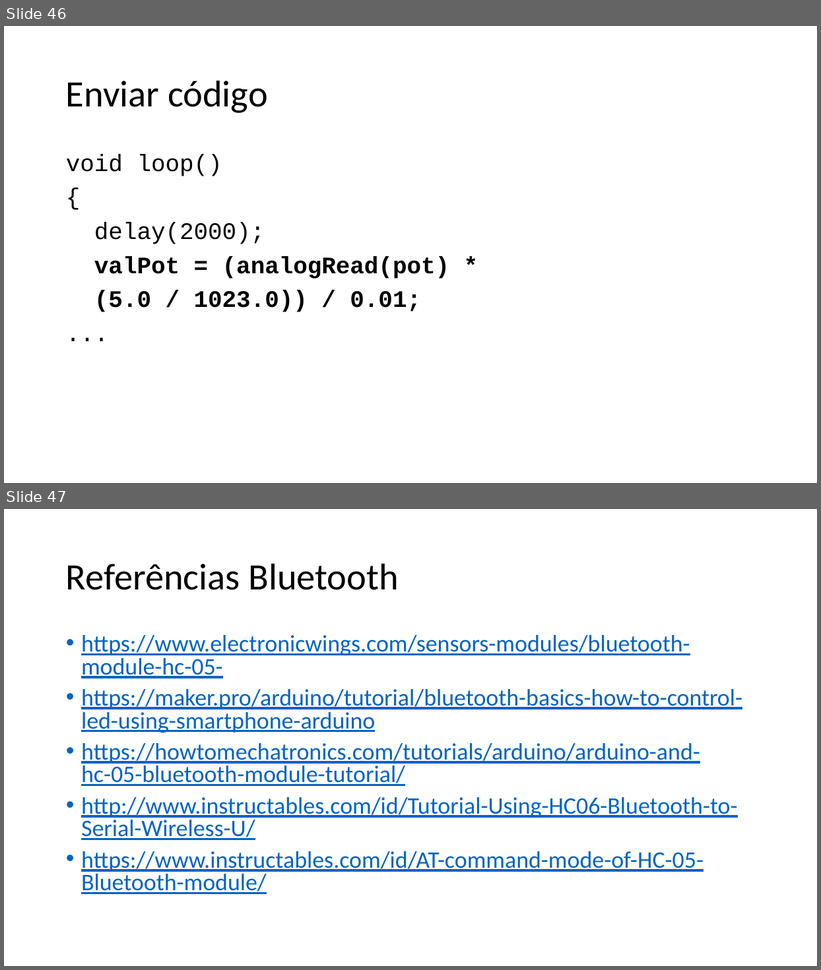
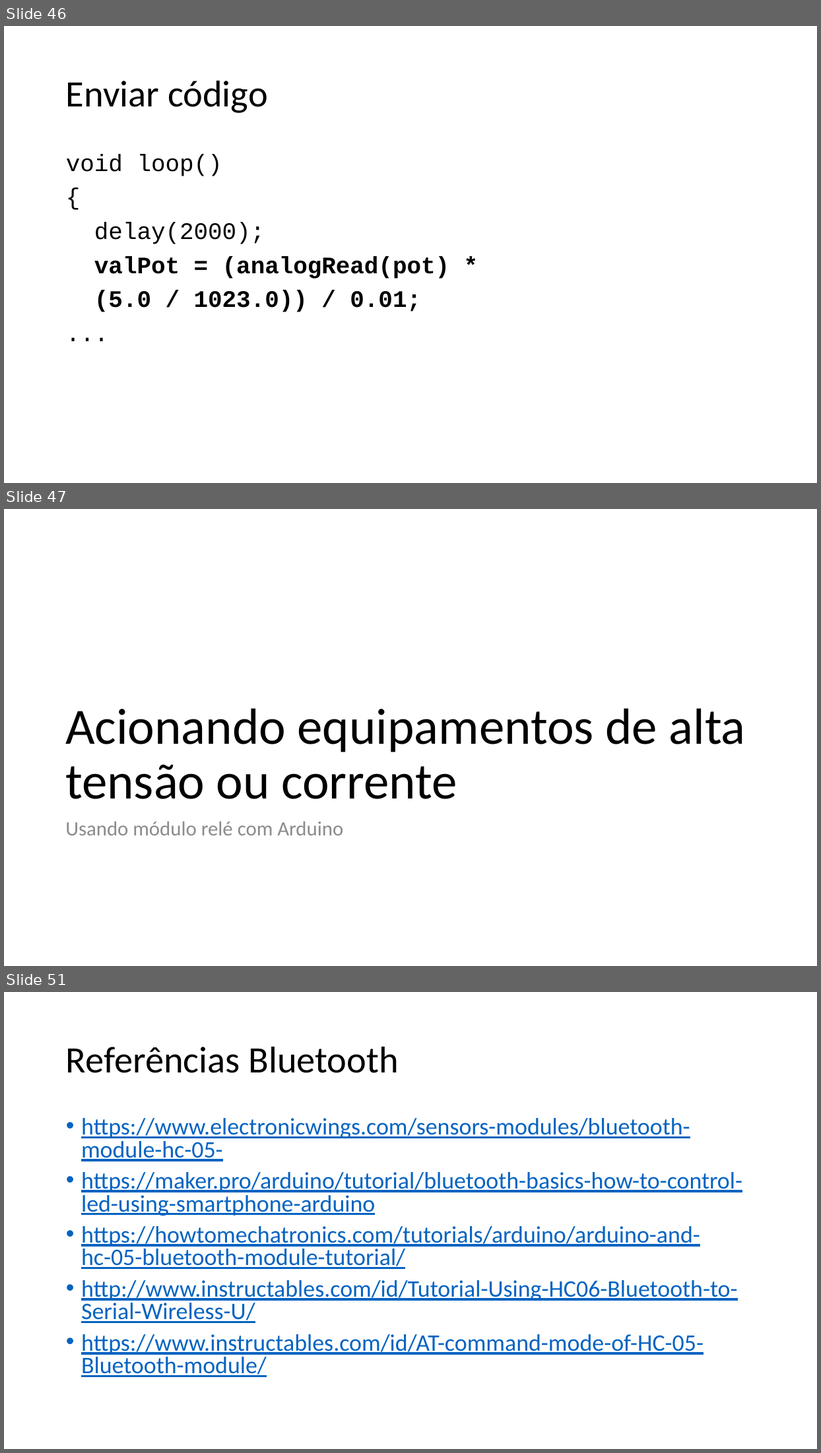
Before and after one commit to salmo-jr/public-slides, a slide deck: arduino-bluetooth.pptx. Shown one above the other, each under a label of ours: slides 46 and 47 before the commit, slides 46, 47 and 51 after it; the slides between them are not shown. The pictures are 821x970 and 821x1453 pixels, drawn with LibreOffice and Linux fonts; fonts in the diff are those of the drawing. Boxes give left, top, right and bottom in pixels: in the first picture for what was removed or moved away, otherwise in the second. Text is boxed around its words. In the diff, an @@ line names an element or a change of style, - is before the commit and + after.

Commit message:
adição de slides para relé

```diff
--- a/arduino-bluetooth.pptx
+++ b/arduino-bluetooth.pptx
@@ slide 47 added at <box>4,509,817,966</box>, background #FFFFFF @@
@@ title added at <box>65,708,746,799</box>, 60 pt, text #000000 @@
+Acionando equipamentos de alta tensão ou corrente
@@ text added at <box>65,821,343,836</box>, 24 pt, text #8C8C8C @@
+Usando módulo relé com Arduino
@@ what was slide 47 is now slide 51 @@
```
Also in this commit, not shown: 3 other slides added.
